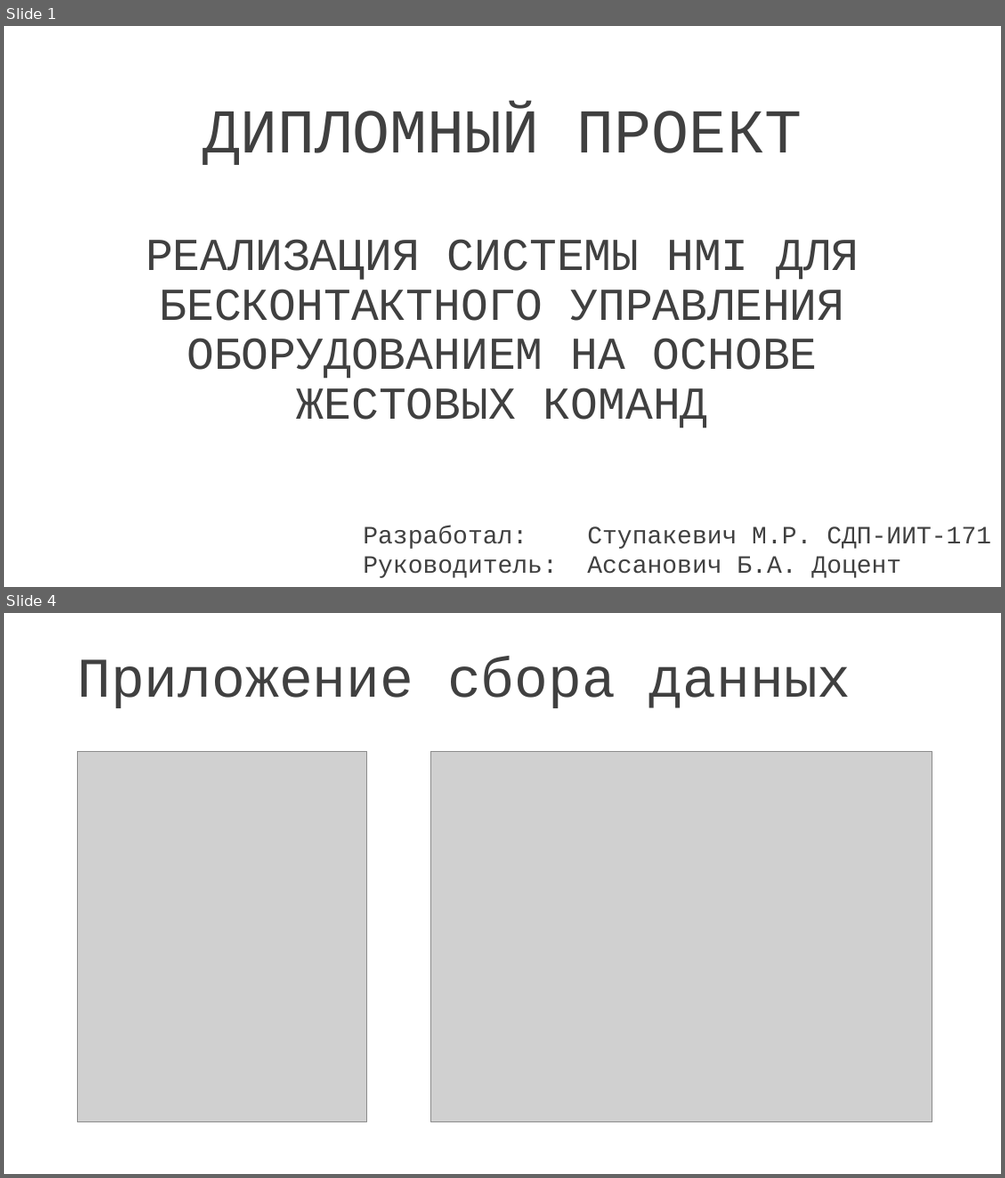
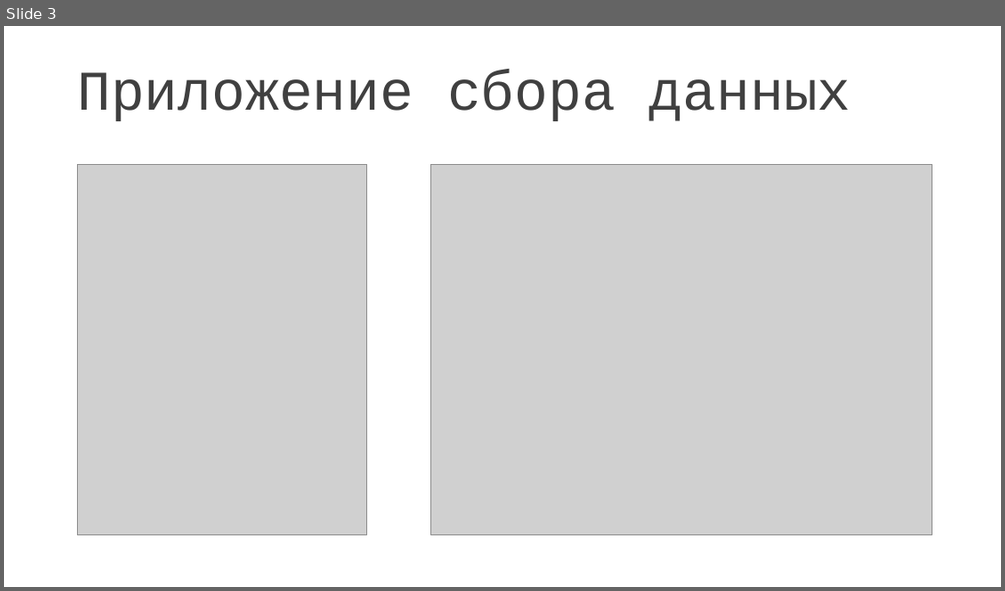
Before and after one commit to maksperskiy/Diploma, a slide deck: презентация.pptx. Shown one above the other, each under a label of ours: slides 1 and 4 before the commit, slide 3 after it; the slides between them are not shown. The pictures are 1005x1178 and 1005x591 pixels, drawn with LibreOffice and Linux fonts; fonts in the diff are those of the drawing; grey boxes stand for pictures. Boxes give left, top, right and bottom in pixels: in the first picture for what was removed or moved away, otherwise in the second. Text is boxed around its words. In the diff, an @@ line names an element or a change of style, - is before the commit and + after.

```diff
--- a/презентация.pptx
+++ b/презентация.pptx
@@ slide 1 removed at [4, 26, 1001, 587], background #FFFFFF @@
@@ title removed at [203, 107, 801, 165] @@
-ДИПЛОМНЫЙ ПРОЕКТ
@@ subtitle removed at [146, 239, 858, 428] @@
-РЕАЛИЗАЦИЯ СИСТЕМЫ HMI ДЛЯ БЕСКОНТАКТНОГО УПРАВЛЕНИЯ ОБОРУДОВАНИЕМ НА ОСНОВЕ ЖЕСТОВЫХ КОМАНД
@@ text removed at [363, 525, 991, 578] @@
-Разработал: Ступакевич М.Р. СДП-ИИТ-171
-Руководитель: Ассанович Б.А. Доцент
@@ what was slide 4 is now slide 3 @@
```
Also in this commit, not shown: 1 slide changed, 1 slide added, 1 other slide removed, 5 other files.
